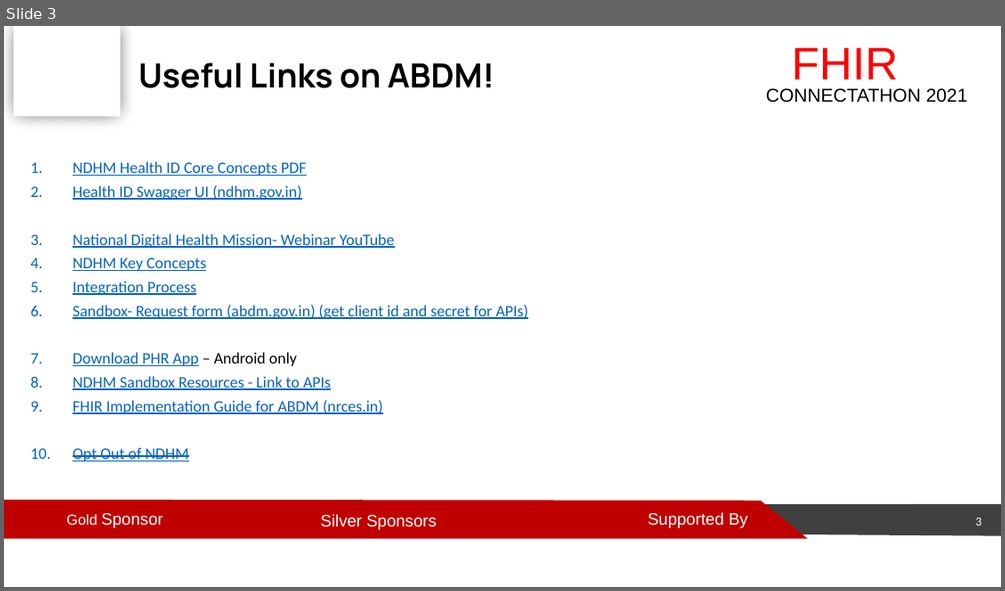
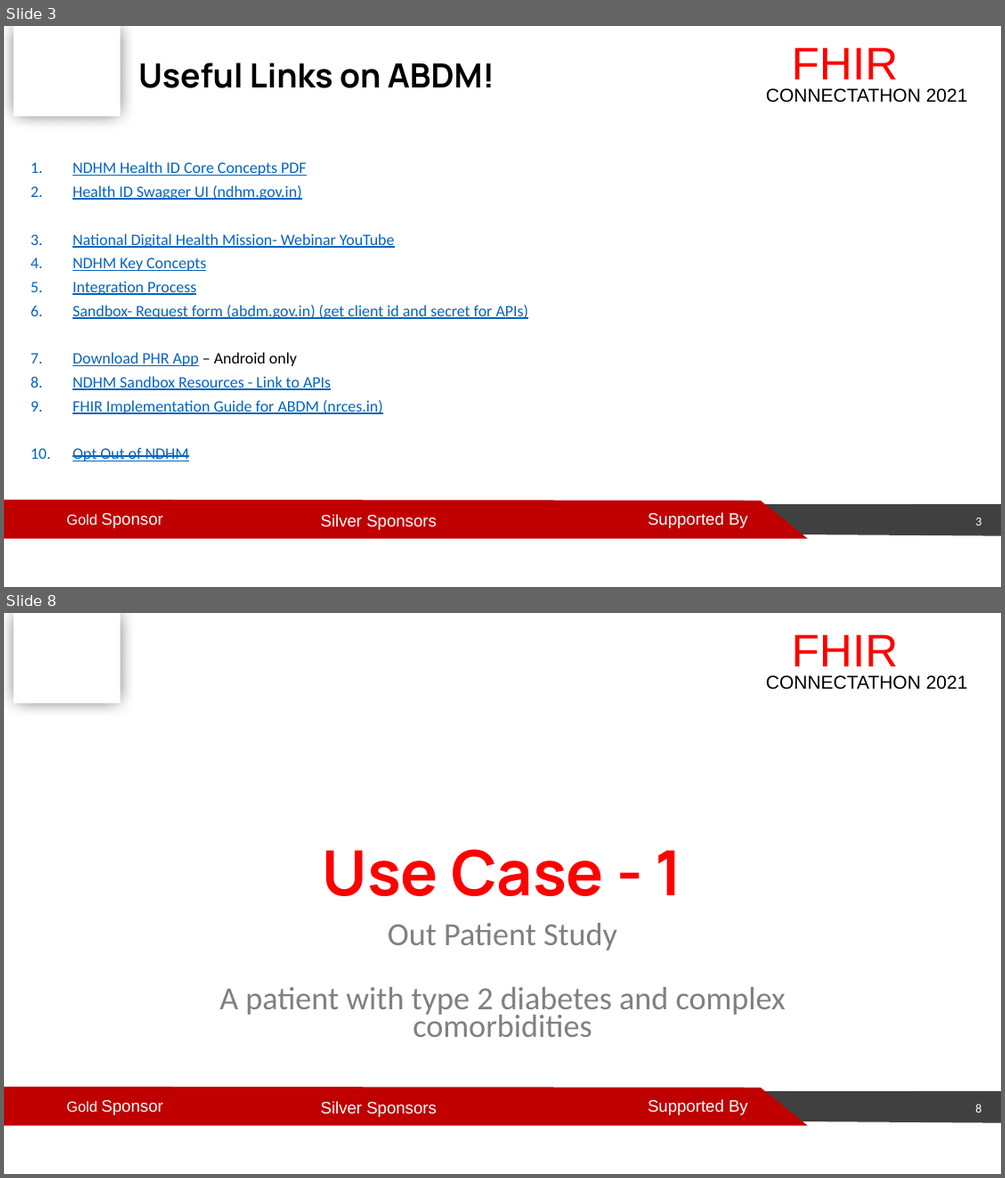
Before and after one commit to HL7India/Connectathon2021, a slide deck: abdmImplementation/IndiaFHIR-CAT21-ABDM-Technical.pptx. Shown one above the other, each under a label of ours: slide 3 before the commit, slides 3 and 8 after it; the slides between them are not shown. The pictures are 1005x591 and 1005x1178 pixels, drawn with LibreOffice and Linux fonts; fonts in the diff are those of the drawing; background and template pictures are left out. Boxes give left, top, right and bottom in pixels: in the first picture for what was removed or moved away, otherwise in the second. Text is boxed around its words. In the diff, an @@ line names an element or a change of style, - is before the commit and + after.

```diff
--- a/abdmImplementation/IndiaFHIR-CAT21-ABDM-Technical.pptx
+++ b/abdmImplementation/IndiaFHIR-CAT21-ABDM-Technical.pptx
@@ slide 8 added at [4,613,1001,1174], background #FFFFFF; not listed: 8 template elements that a slide beside it also shows @@
@@ title added at [323,849,683,896], 60 pt, text #FF0000, bold @@
+Use Case - 1
@@ subtitle added at [219,923,785,1037], 31 pt, text #808080 @@
+Out Patient Study
+A patient with type 2 diabetes and complex comorbidities
@@ page number added at [975,1103,981,1112], 12 pt, text #FFFFFF @@
+8
```
Also in this commit, not shown: 6 other slides added.
